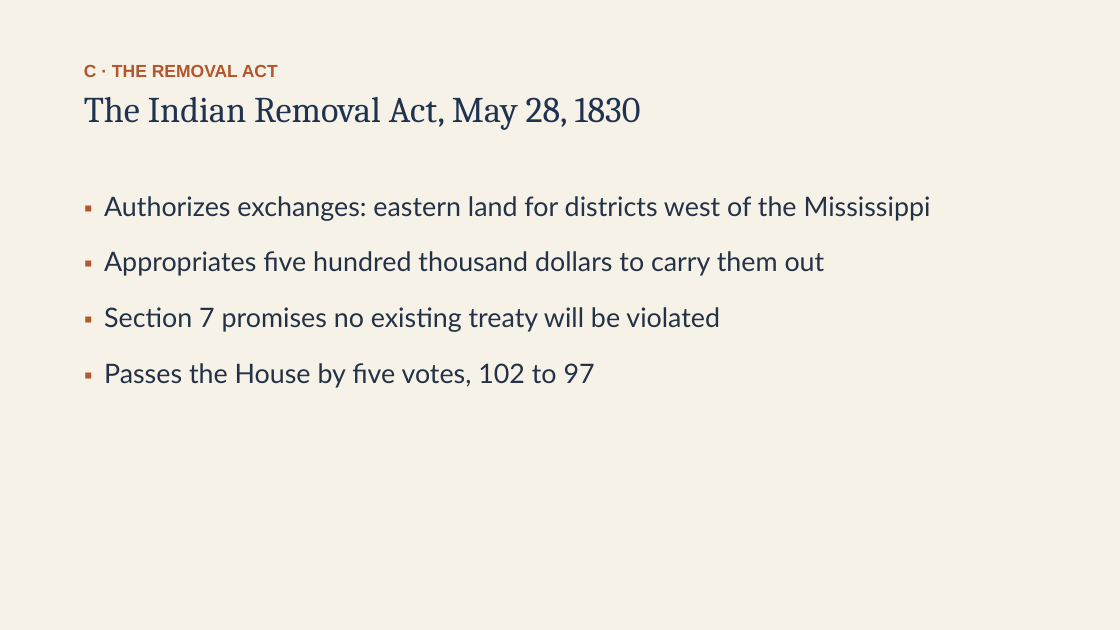
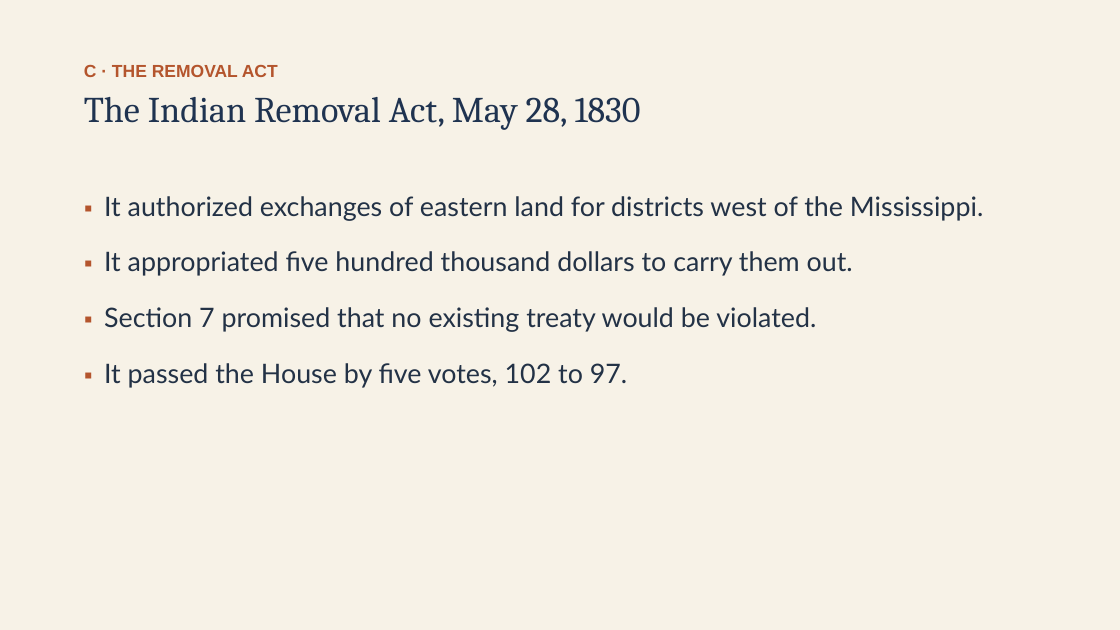
Before and after one commit to ab17gthb/humanities-curriculum-group, a slide deck: slide 12 of jackson-reform/lesson-02/lesson-02-slides.pptx. Drawn at 1120x630 pixels with LibreOffice and Linux fonts; fonts in the diff are those of the drawing. Boxes give left, top, right and bottom in pixels: in the first picture for what was removed or moved away, otherwise in the second. Text is boxed around its words. In the diff, an @@ line names an element or a change of style, - is before the commit and + after.

```diff
--- a/jackson-reform/lesson-02/lesson-02-slides.pptx
+++ b/jackson-reform/lesson-02/lesson-02-slides.pptx
@@ text at (x1=104, y1=196, x2=983, y2=388): text changed @@
-▪ Authorizes exchanges: eastern land for districts west of the Mississippi
-▪ Appropriates five hundred thousand dollars to carry them out
-▪ Section 7 promises no existing treaty will be violated
-▪ Passes the House by five votes, 102 to 97
+▪ It authorized exchanges of eastern land for districts west of the Mississippi.
+▪ It appropriated five hundred thousand dollars to carry them out.
+▪ Section 7 promised that no existing treaty would be violated.
+▪ It passed the House by five votes, 102 to 97.
```
Also in this commit, not shown: 10 other slides changed, 6 other files.
